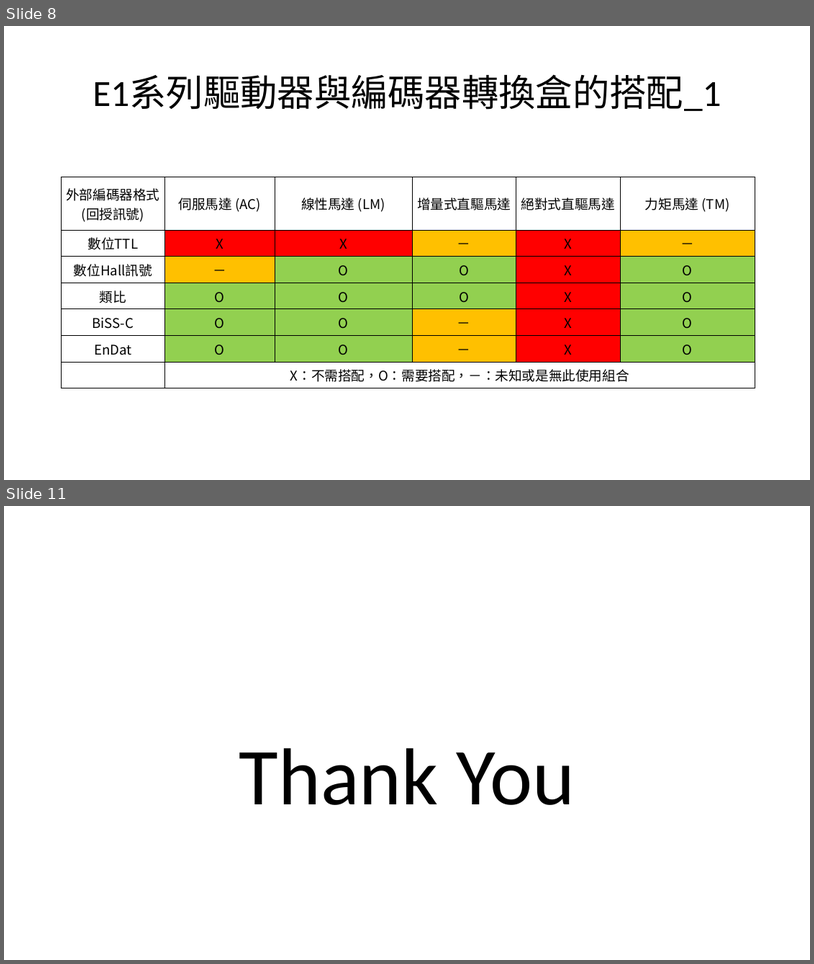
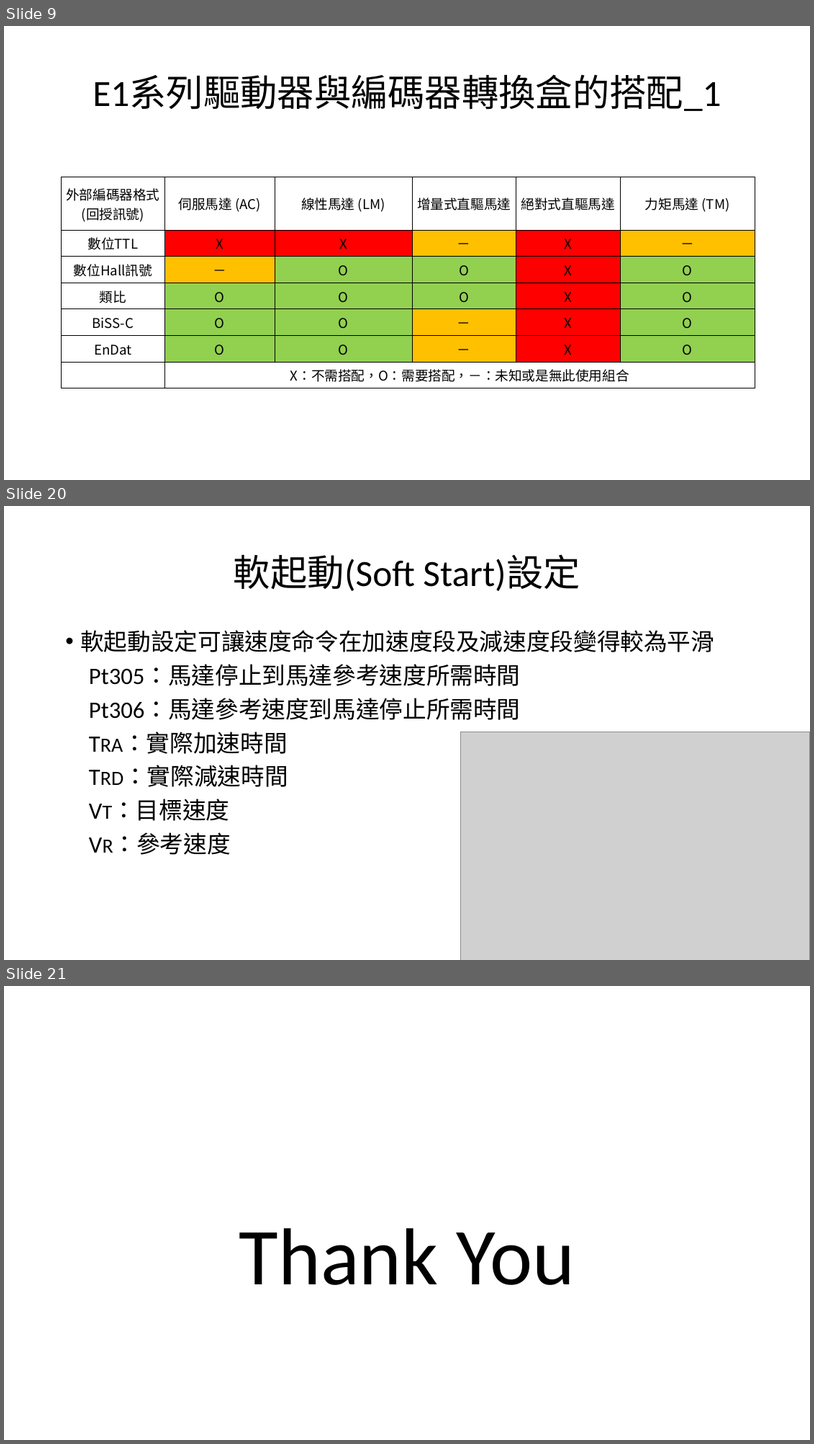
Before and after one commit to handsomeyo-wei/introduce-product-of-controllers-and-drivers, a slide deck: 產品簡介.pptx. Shown one above the other, each under a label of ours: slides 8 and 11 before the commit, slides 9, 20 and 21 after it; the slides between them are not shown. The pictures are 814x964 and 814x1444 pixels, drawn with LibreOffice and Linux fonts; fonts in the diff are those of the drawing; grey boxes stand for pictures. Boxes give left, top, right and bottom in pixels: in the first picture for what was removed or moved away, otherwise in the second. Text is boxed around its words. In the diff, an @@ line names an element or a change of style, - is before the commit and + after.

```diff
--- a/產品簡介.pptx
+++ b/產品簡介.pptx
@@ slide 20 added at box(4, 506, 810, 960), background #FFFFFF @@
@@ title added at box(234, 554, 580, 591), 44 pt, text #000000 @@
+軟起動(Soft Start)設定
@@ text added at box(80, 630, 715, 854), 28 pt, text #000000 @@
+• 軟起動設定可讓速度命令在加速度段及減速度段變得較為平滑
+Pt305：馬達停止到馬達參考速度所需時間
+Pt306：馬達參考速度到馬達停止所需時間
+TRA：實際加速時間
+TRD：實際減速時間
+VT：目標速度
+VR：參考速度
@@ picture added at box(460, 731, 810, 960) @@
@@ what was slide 8 is now slide 9 @@
@@ what was slide 11 is now slide 21 @@
```
Also in this commit, not shown: 3 slides changed, 10 other slides added.
